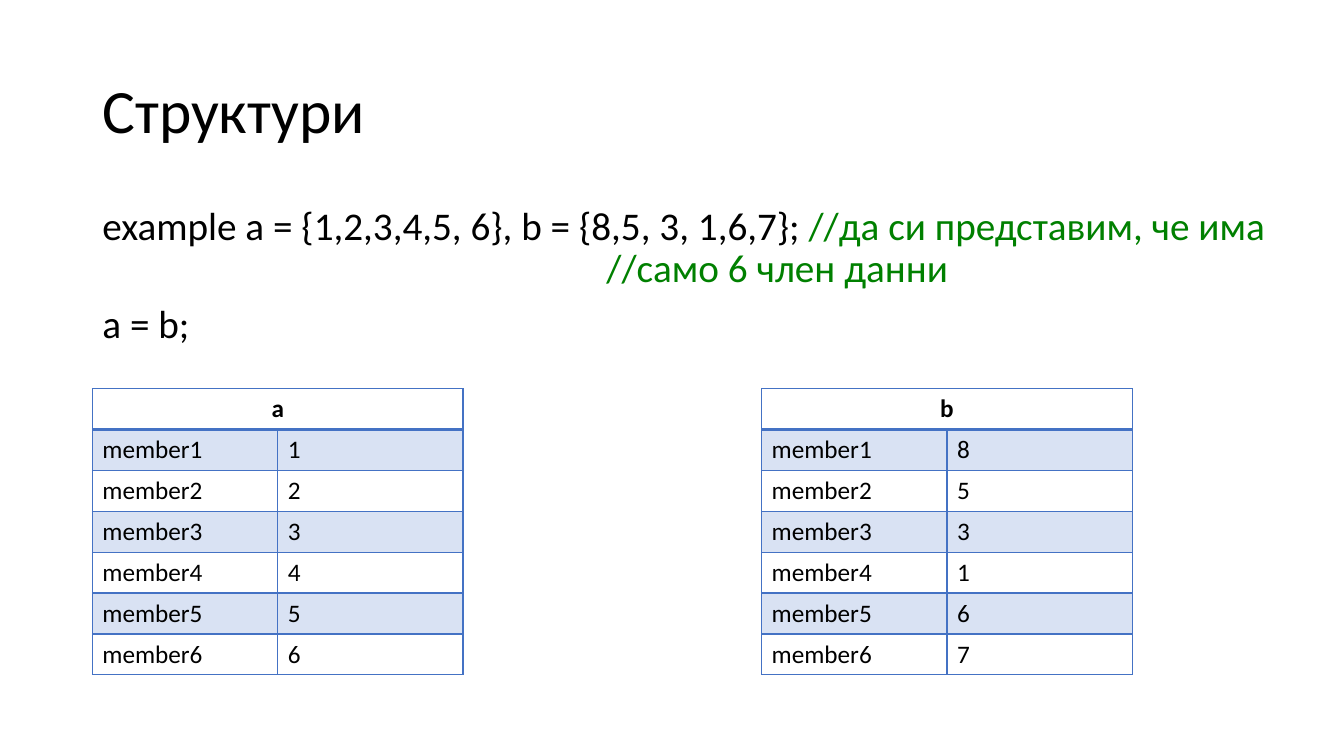
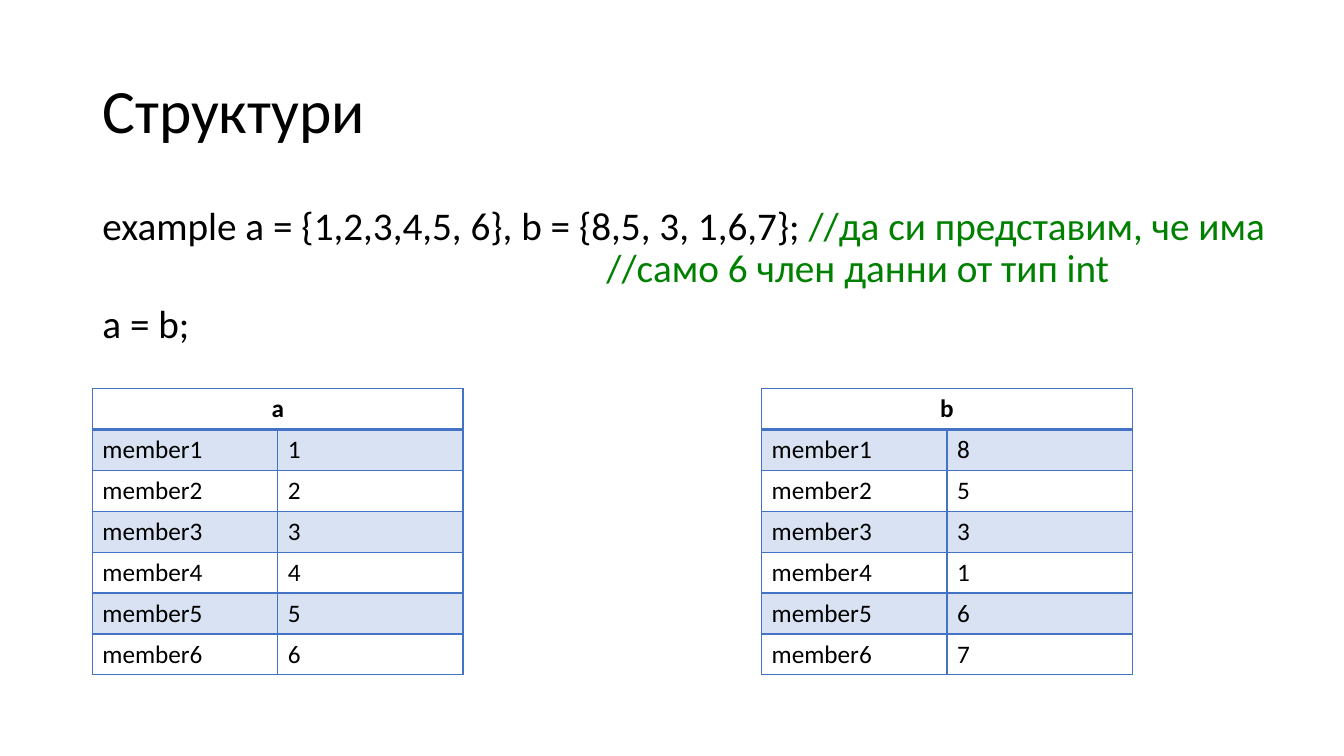
Before and after one commit to Mapmo/Uni-CPP, a slide deck: slide 98 of Introducing To Programming Materials/Consultation 3/Consultation3.pptx. Drawn at 1344x756 pixels with LibreOffice and Linux fonts; fonts in the diff are those of the drawing. Boxes give left, top, right and bottom in pixels: in the first picture for what was removed or moved away, otherwise in the second. Text is boxed around its words. In the diff, an @@ line names an element or a change of style, - is before the commit and + after.

```diff
--- a/Introducing To Programming Materials/Consultation 3/Consultation3.pptx
+++ b/Introducing To Programming Materials/Consultation 3/Consultation3.pptx
@@ text at (102, 211, 1264, 289): text changed; text colour #000000 to #008000 @@
-example a = {1,2,3,4,5, 6}, b = {8,5, 3, 1,6,7}; //да си представим, че има //само 6 член данни
+example a = {1,2,3,4,5, 6}, b = {8,5, 3, 1,6,7}; //да си представим, че има //само 6 член данни от тип int
```
Also in this commit, not shown: 10 other slides changed, 1 slide added, 1 slide removed, 1 other file.
